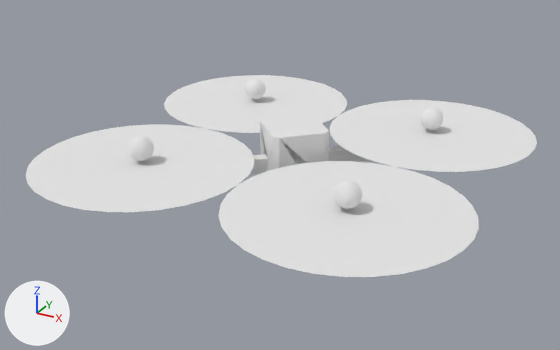
One commit to the OBJ model quadcopter/meshes/quad.obj: the scene before it, then after it.
Both versions are drawn from a 50 mm camera at (0.458, -0.872, 0.409) aimed at (-0.012, -0.017, -0.018). The axes (+X, +Y, +Z) are drawn at lower left. The lights are the same throughout. Where no turn or scale is listed for an object, it has been applied to the vertices.

Objects in the first picture: 'Quadcopter_Cube'.
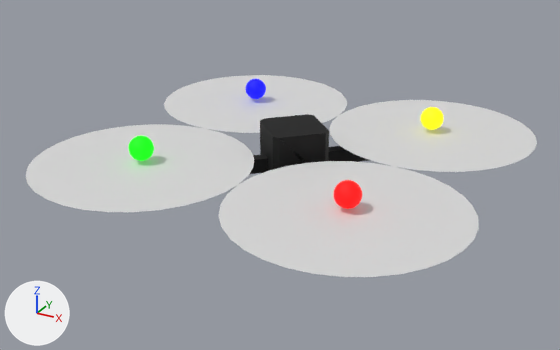
The newer file is also turned or shifted as a whole; pictures and numbers use the older file's frame.

Boxes (x1, y1, x2, y2) around the edits, measured in the pictures (560 x 350 px):
```json
{"object": "Quadcopter_Cube", "change": "recoloured, surface changed", "before": [25, 75, 537, 277], "after": [25, 75, 537, 277]}
{"part": 1, "of": "me_quadcopter_cube", "change": "recoloured", "before": [260, 114, 329, 171], "after": [260, 114, 329, 171], "on screen": "white to black"}
```

The change, as JSON lines over the scene's bpy script:
```json
{"op": "set", "path": "mat_rotor.base_color", "old": "(0.8, 0.8, 0.8)", "new": "(0.703, 0.703, 0.703)", "note": "white #e7e7e7 -> light grey #dadada"}
{"op": "set", "path": "mat_black.base_color", "old": "(0.8, 0.8, 0.8)", "new": "(0.0, 0.0, 0.0)", "note": "white #e7e7e7 -> black #000000"}
{"op": "set", "path": "mat_red.base_color", "old": "(0.8, 0.8, 0.8)", "new": "(0.8, 0.0, 0.0)", "note": "white #e7e7e7 -> red #e70000"}
{"op": "add", "block": "mat_red", "code": "mat_red.emission_strength = 1.0"}
{"op": "set", "path": "mat_green.base_color", "old": "(0.8, 0.8, 0.8)", "new": "(0.0, 0.8, 0.0)", "note": "white #e7e7e7 -> green #00e700"}
{"op": "add", "block": "mat_green", "code": "mat_green.emission_strength = 1.0"}
{"op": "set", "path": "mat_blue.base_color", "old": "(0.8, 0.8, 0.8)", "new": "(0.0, 0.0, 0.8)", "note": "white #e7e7e7 -> blue #0000e7"}
{"op": "set", "path": "mat_blue.roughness", "old": "1.0", "new": "0.69"}
{"op": "add", "block": "mat_blue", "code": "mat_blue.emission_strength = 1.0"}
{"op": "add", "block": "mat_blue", "code": "mat_blue.emission_color = (0.0, 0.0, 0.8)  # blue #0000e7"}
{"op": "set", "path": "mat_yellow.base_color", "old": "(0.8, 0.8, 0.8)", "new": "(0.8, 0.8, 0.0)", "note": "white #e7e7e7 -> yellow #e7e700"}
{"op": "set", "path": "mat_yellow.roughness", "old": "1.0", "new": "0.69"}
{"op": "add", "block": "mat_yellow", "code": "mat_yellow.emission_strength = 1.0"}
{"op": "add", "block": "mat_yellow", "code": "mat_yellow.emission_color = (0.8, 0.8, 0.0)  # yellow #e7e700"}
{"block": "me_quadcopter_cube", "where": "me_quadcopter_cube.from_pydata(...)  # 2104 vertices, 2094 faces; spans x -0.29..0.29, y -0.29..0.29, z -0.05..0.056"}
{"block": "me_quadcopter_cube", "where": "# used by ob_quadcopter_cube; location = (0.0, 0.0, 0.0)"}
{"block": "me_quadcopter_cube", "change": "me_quadcopter_cube part 1: 22 faces spanning x -0.05..0.05, y -0.05..0.05, z -0.05..0.05 switch from mat_white (white #e7e7e7) to mat_black (black #000000)"}
```
